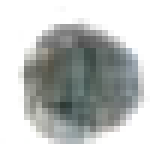
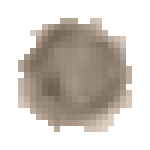
Before/after of a 150 x 150 layered artwork. What changed in the layer stack:
added layer "Layer 2" above "Layer 1" over [18, 18, 132, 132]
hid "Layer 1" over [18, 6, 150, 144]
